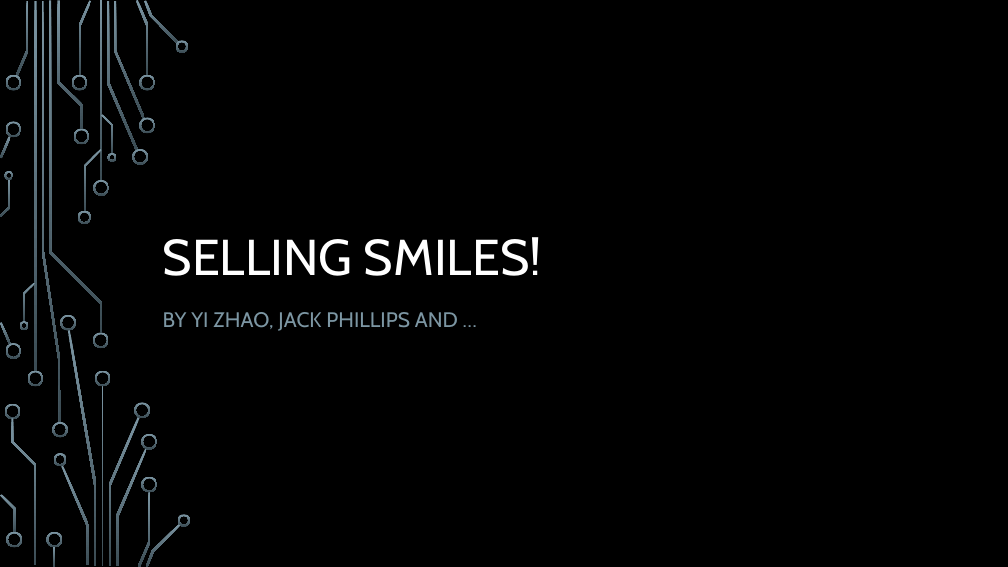
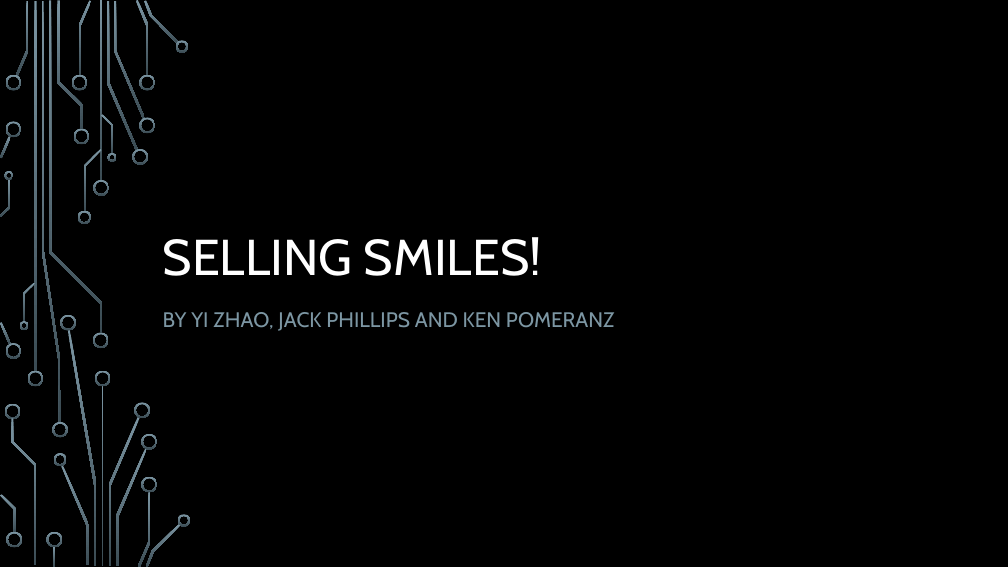
Before and after one commit to MHSCSClub/FBLA_GameSimulation_2014, a slide deck: slide 1 of Powerpoint.pptx. Drawn at 1008x567 pixels with LibreOffice and Linux fonts; fonts in the diff are those of the drawing; background and template pictures are left out. Boxes give left, top, right and bottom in pixels: in the first picture for what was removed or moved away, otherwise in the second. Text is boxed around its words. In the diff, an @@ line names an element or a change of style, - is before the commit and + after.

Commit message:
Updated PPW

```diff
--- a/Powerpoint.pptx
+++ b/Powerpoint.pptx
@@ subtitle at <box>163,312,615,331</box>: text changed @@
-BY YI ZHAO, JACK PHILLIPS AND …
+BY YI ZHAO, JACK PHILLIPS AND KEN POMERANZ
```
Also in this commit, not shown: 1 other slide changed.
